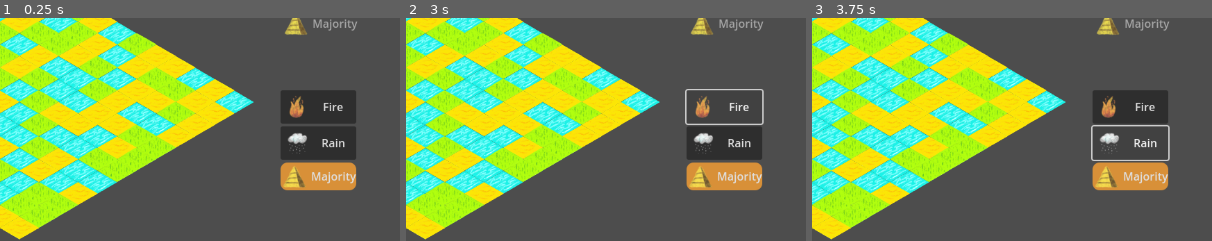
Above: before the commit, frames 1-3 (left to right).
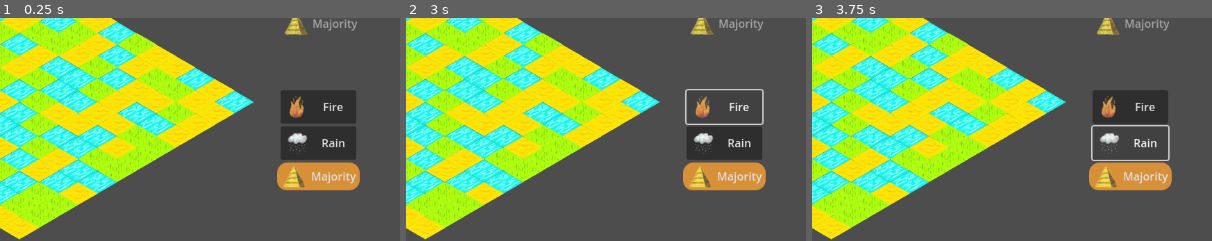
Above: after the commit, the same moments.

Repository: matouseek/game_jam_24
Game: Godot game, scene res://scenes/game.tscn
The game is run twice, just before and just after one commit, with the same random seed, the same clock (stepped at 60 frames per second) and the same inputs. The engine's default icon, where the game draws it, is replaced by a stand-in: a white triangle on a blue panel in a dark square.
Inputs:
- Up to frame 1 (0.25 s): no input
- Up to frame 2 (3 s): click "Rain" at 0.5 s; click "Draught" at 1.25 s; click "Majority" at 2 s; click "Fire" at 2.75 s
- Up to frame 3 (3.75 s): click "Rain" at 3.5 s
The pictures show only the part of the screen within x 50-100%, y 50-100%; the shares and areas given below are measured in that part.

The runs differ from the first frame. In frame 1, 0.2% of the frame differs, in the area x 69-90%, y 65-78%; in frame 2, 0.2%; in frame 3, 0.2%.

Commit message:
kinda ohio but works, almost skibidy

Diff:
--- /dev/null
+++ b/assets/button_styles/normal.tres
@@ -0,0 +1,11 @@
+[gd_resource type="StyleBoxFlat" format=3 uid="uid://b22nhjcpqli6y"]
+
+[resource]
+bg_color = Color(0.847855, 0.56438, 0.219492, 1)
+border_color = Color(1, 0.694118, 0.839216, 0)
+corner_radius_top_left = 15
+corner_radius_top_right = 15
+corner_radius_bottom_right = 15
+corner_radius_bottom_left = 14
+expand_margin_left = 5.0
+expand_margin_right = 5.0
--- a/scenes/hud.tscn
+++ b/scenes/hud.tscn
@@ -10,6 +10,7 @@
 [ext_resource type="Texture2D" uid="uid://bh18oota23lif" path="res://assets/placeholders/resized/action_rain_placeholder.png" id="8_ov0ut"]
 [ext_resource type="Texture2D" uid="uid://bwda5gdkoyy52" path="res://assets/placeholders/resized/action_fire_placeholder.png" id="9_v6t22"]
 [ext_resource type="Texture2D" uid="uid://dmkimr63xyotg" path="res://assets/placeholders/resized/goal_desert_placeholder.png" id="10_0ka61"]
+[ext_resource type="StyleBox" uid="uid://b22nhjcpqli6y" path="res://assets/button_styles/normal.tres" id="11_p7u57"]
 
 [sub_resource type="StyleBoxFlat" id="StyleBoxFlat_fhote"]
 bg_color = Color(0, 0, 0, 0.243137)
@@ -21,13 +22,6 @@
 
 [sub_resource type="StyleBoxFlat" id="StyleBoxFlat_lj0vq"]
 bg_color = Color(0.92549, 0.439216, 0.141176, 0.65098)
-
-[sub_resource type="StyleBoxFlat" id="StyleBoxFlat_setow"]
-bg_color = Color(0.847855, 0.56438, 0.219492, 1)
-corner_radius_top_left = 10
-corner_radius_top_right = 10
-corner_radius_bottom_right = 10
-corner_radius_bottom_left = 10
 
 [node name="HUD" type="CanvasLayer"]
 script = ExtResource("1_n2wg5")
@@ -215,7 +209,9 @@
 
 [node name="Button3" type="Button" parent="Container"]
 layout_mode = 2
-theme_override_styles/normal = SubResource("StyleBoxFlat_setow")
+theme_override_styles/hover = ExtResource("11_p7u57")
+theme_override_styles/pressed = ExtResource("11_p7u57")
+theme_override_styles/normal = ExtResource("11_p7u57")
 text = "Majority"
 icon = ExtResource("10_0ka61")
 
Not shown: 1 places in scenes/game.tscn that only renumber resources
Not shown: 1 places in scenes/hud.tscn that only renumber resources
